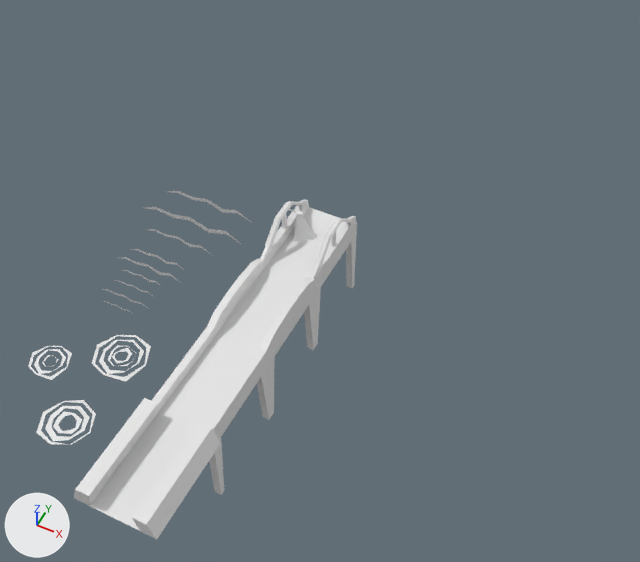
What one commit did to the Blender file assets/models/bridge.blend.
Camera for both pictures: a camera (50 mm lens) standing at (60.5, -75.8, 134.3) and looking at (2.0, 41.1, -11.8). The lights are fixed; the arrows at lower left show +X, +Y and +Z.

Names of what the first picture shows: '0_streetlamp', '2_water.002', 'border', 'border.001', 'border.002', 'border.003', 'road_part_a', 'road_part_b', 'road_part_c', 'road_part_transition'.
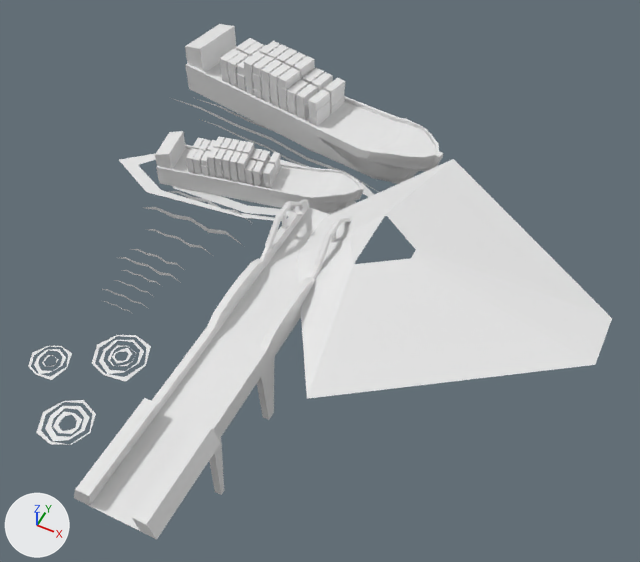
Where the newer file only moved an object's origin or applied its transform, the numbers keep the older frame.

Pixel boxes [x1, y1, x2, y2] of what changed, in the pictures (640 x 562 px):
'streetlamp_light', reshaped
    before: [293, 215, 317, 241]
    after: [297, 159, 612, 399]
'2_freighter.001', added
    after: [171, 24, 443, 192]
'4_freighter', added
    after: [119, 131, 386, 221]
'0_streetlamp', rescaled
    both: [289, 209, 303, 216]

Edits to the bpy script that builds the scene:
```text
Add mat_material:
    mat_material = principled_material('Material')
    mat_material.base_color = (0.8, 0.8, 0.8)  # white #e7e7e7
    mat_material.roughness = 0.4
Add me_cube_003:
    me_cube_003.from_pydata(...)  # 980 vertices, 784 faces; spans x -41.6..43.0, y -19.5..15.4, z -22.9..-1.7
    me_cube_003.materials.append(mat_material)  # white #e7e7e7
Add me_cube_002:
    me_cube_002.from_pydata(...)  # 926 vertices, 766 faces; spans x -37.4..36.4, y -16.9..10.9, z -22.7..-8.5
    me_cube_002.materials.append(mat_material)  # white #e7e7e7
Change ob_0_streetlamp:
    ob_0_streetlamp.scale: (0.0817, 0.0817, 1.0) -> (1.0, 1.0, 1.0)
Add ob_2_freighter_001:
    ob_2_freighter_001 = bpy.data.objects.new('2_freighter.001', me_cube_003)
    ob_2_freighter_001.parent = ob_props
    ob_2_freighter_001.location = (-31.0, 100.0, 0.0)
Add ob_4_freighter:
    ob_4_freighter = bpy.data.objects.new('4_freighter', me_cube_002)
    ob_4_freighter.parent = ob_props
    ob_4_freighter.location = (-31.0, 72.0, 0.0)
```
